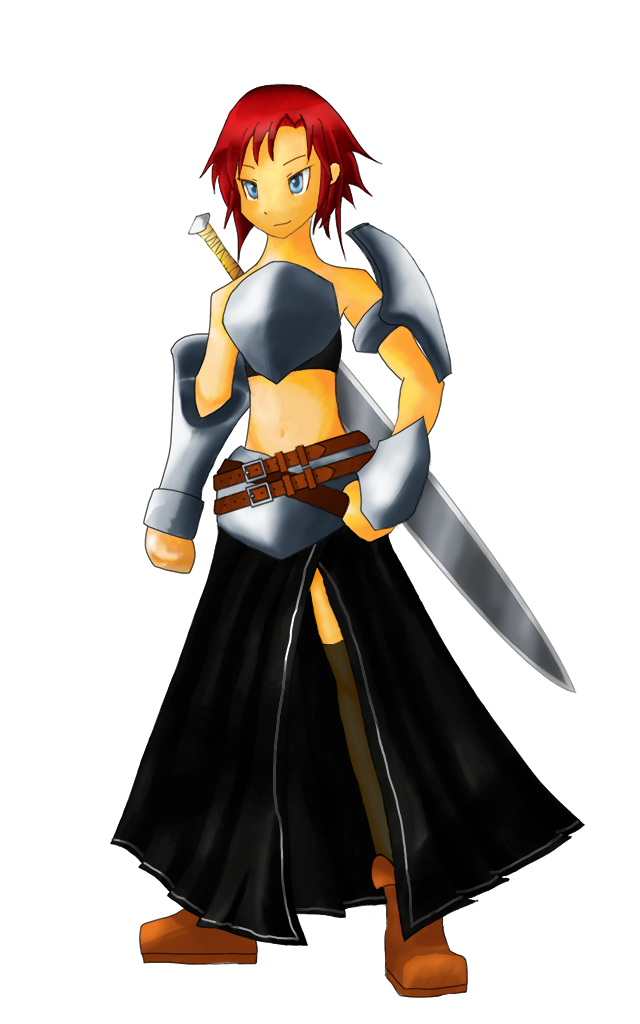
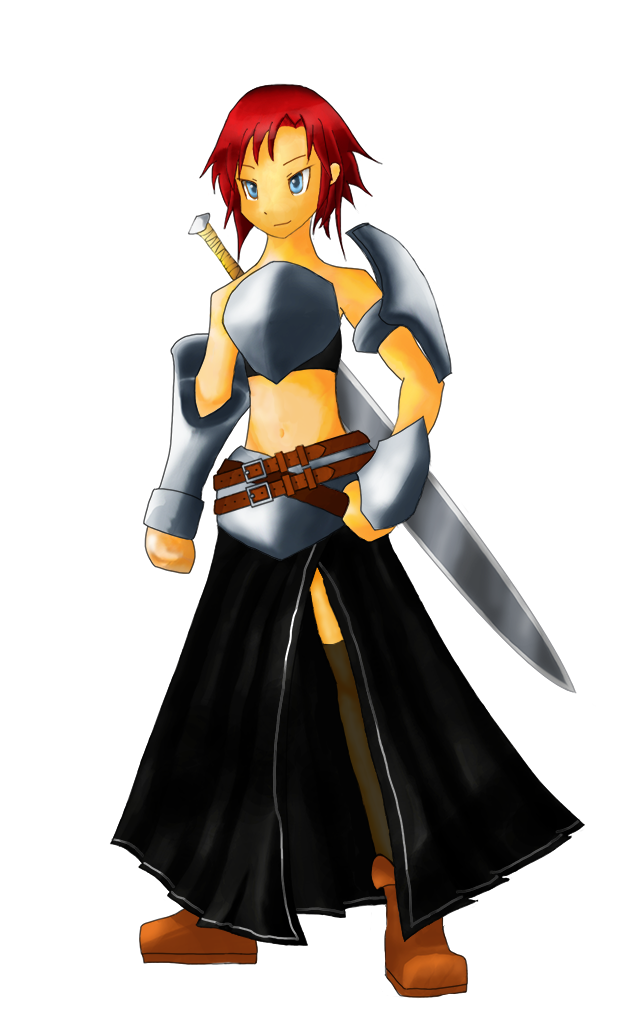
Layers edited between the first and the second 640px x 1024px image:
painted on "線2 拷貝" over bbox(340, 304, 351, 320)
